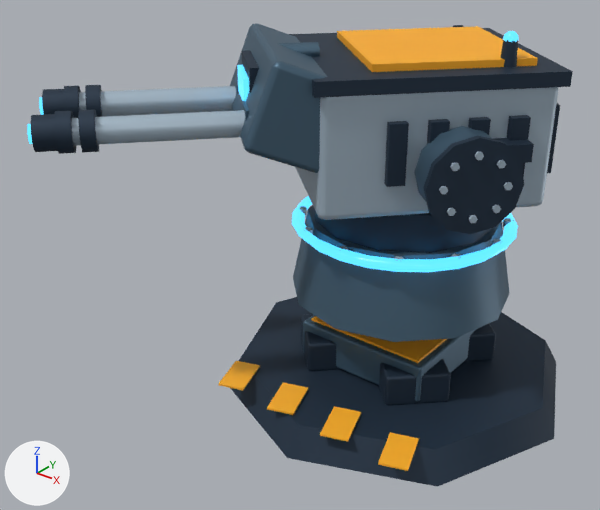
Before and after pictures for a commit that changed the glTF model game/assets/forge/world/defense_turret.glb.
Before and after are seen from a 50 mm camera at (2.95, -4.91, 3.8) aimed at (-0.46, -0.65, 1.16). Lighting does not change. The marker at lower left points along +X, +Y and +Z. The first picture is the older version. Where no turn or scale is listed for an object, it has been applied to the vertices.

The older version as bpy lines, for what is in view:
```python
ob_mesh_13 = bpy.data.objects.new('Mesh_13', me_mesh_13)
ob_mesh_13.location = (0.0, 0.0, 1.352)
ob_mesh_22 = bpy.data.objects.new('Mesh_22', me_mesh_22)
ob_mesh_22.location = (0.079, 0.088, 2.597)
ob_mesh_52 = bpy.data.objects.new('Mesh_52', me_mesh_52)
ob_mesh_52.location = (-0.771, -0.854, 2.396)
ob_mesh_59 = bpy.data.objects.new('Mesh_59', me_mesh_59)
ob_mesh_59.location = (-1.905, -1.651, 2.23)
ob_mesh_66 = bpy.data.objects.new('Mesh_66', me_mesh_66)
ob_mesh_66.location = (-1.448, -2.064, 2.23)
ob_mesh_70 = bpy.data.objects.new('Mesh_70', me_mesh_70)
ob_mesh_70.location = (0.688, 0.018, 2.751)
# also in view: 'Mesh_11' at (0.0, 0.0, 1.09); 'Mesh_18' at (0.0, 0.0, 1.52); 'Mesh_6' at (0.41, -0.41, 0.33); 'Mesh_2' at (-0.24, -1.07, 0.23); 'Mesh_4' at (0.71, -1.07, 0.23)
```
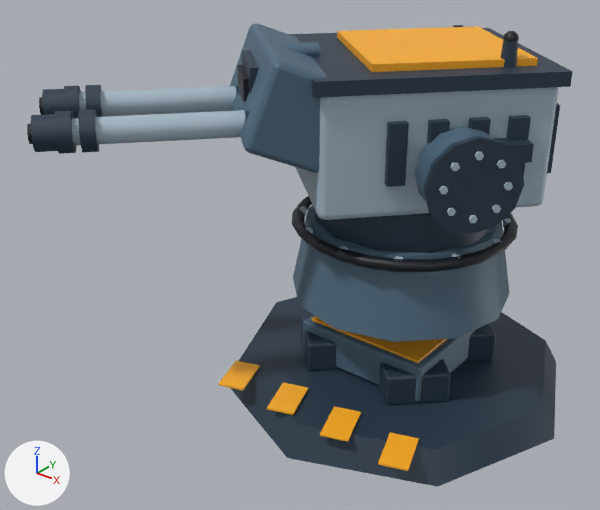
The change in detail:
In material 'Material_4' (mat_material_4), emission_color is no longer (0.0887, 0.578, 1.0), blue #54c8ff.
In material 'Material_4' (mat_material_4), emission_strength is no longer 1.5.

Where the change shows, as pixel boxes [x1, y1, x2, y2] in the pictures (600 x 510 px):
'Mesh_13', recoloured, surface changed (darker): [292, 196, 518, 272] in both
'Mesh_52', recoloured, surface changed (darker): [237, 65, 249, 101] in both
'Mesh_70', recoloured, surface changed: [503, 31, 519, 42] in both
'Mesh_66', recoloured, surface changed: [27, 124, 32, 144] in both
'Mesh_59', recoloured, surface changed: [39, 97, 44, 115] in both
